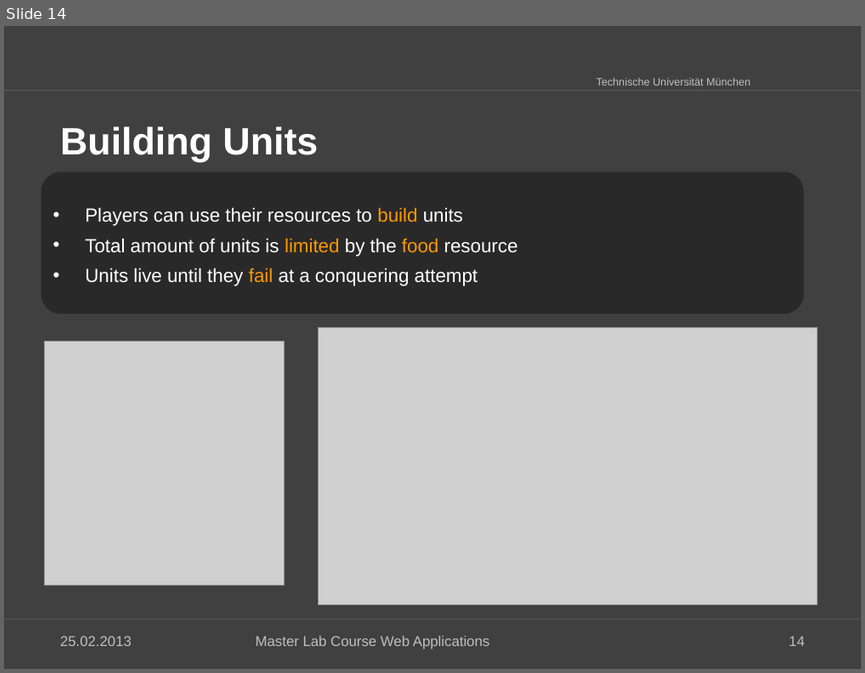
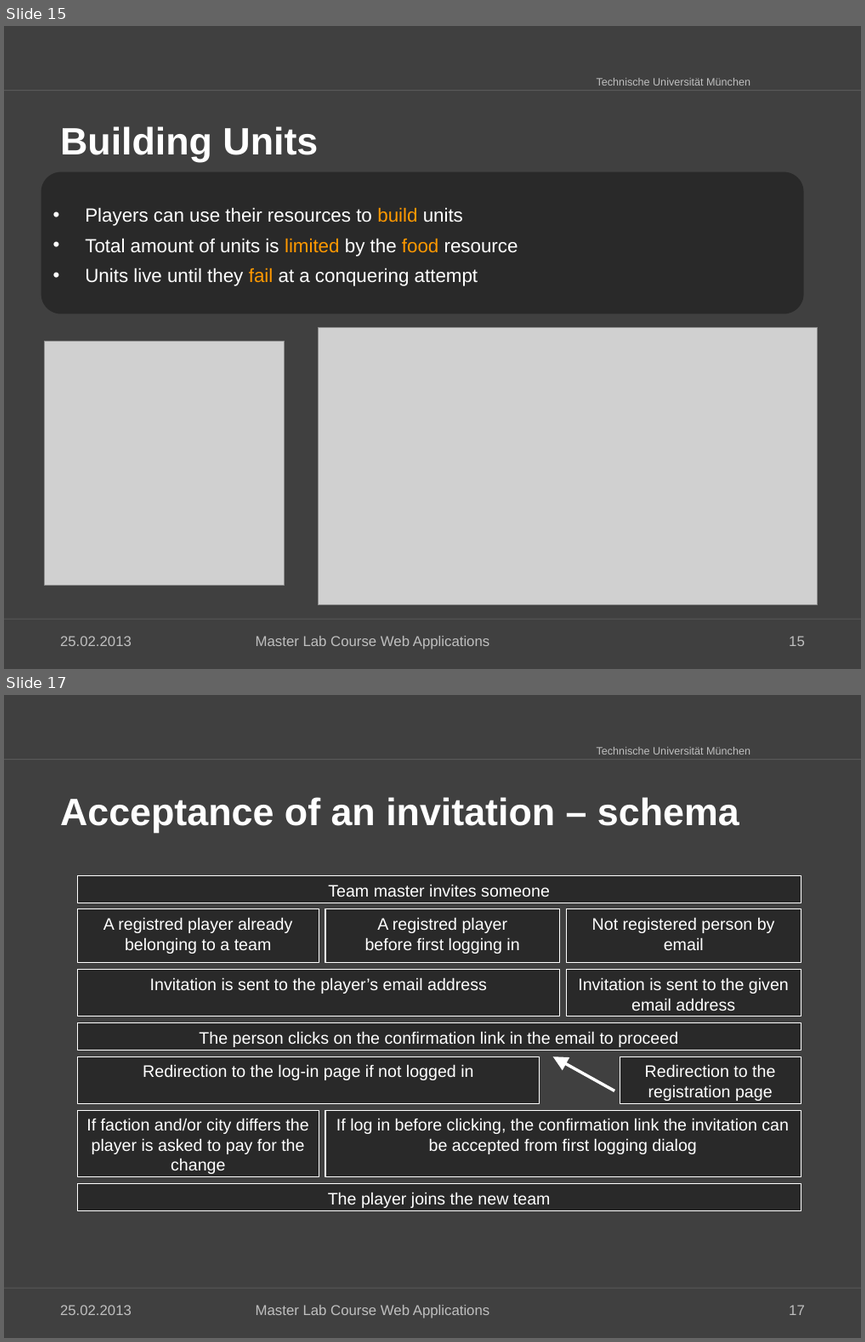
Before and after one commit to kneczaj/pi-puppids, a slide deck: docs/group4_Final_Presentation.pptx. Shown one above the other, each under a label of ours: slide 14 before the commit, slides 15 and 17 after it; the slides between them are not shown. The pictures are 865x673 and 865x1342 pixels, drawn with LibreOffice and Linux fonts; fonts in the diff are those of the drawing; grey boxes stand for pictures; background and template pictures are left out. Boxes give left, top, right and bottom in pixels: in the first picture for what was removed or moved away, otherwise in the second. Text is boxed around its words. In the diff, an @@ line names an element or a change of style, - is before the commit and + after.

```diff
--- a/docs/group4_Final_Presentation.pptx
+++ b/docs/group4_Final_Presentation.pptx
@@ slide 17 added at [4,695,861,1338], background #404040; not listed: 3 template elements that a slide beside it also shows @@
@@ title added at [60,797,739,833], 32 pt, text #FFFFFF, bold @@
+Acceptance of an invitation – schema
@@ rectangle added at [78,876,800,902], fill #292929, outline #FFFFFF 0.75 pt, 14 pt, text #FFFFFF @@
+Team master invites someone
@@ rectangle added at [78,909,318,964], fill #292929, outline #FFFFFF 0.75 pt, 14 pt, text #FFFFFF @@
+A registred player already belonging to a team
@@ rectangle added at [325,909,559,964], fill #292929, outline #FFFFFF 0.75 pt, 14 pt, text #FFFFFF @@
+A registred player
+before first logging in
@@ rectangle added at [566,909,800,964], fill #292929, outline #FFFFFF 0.75 pt, 14 pt, text #FFFFFF @@
+Not registered person by email
@@ rectangle added at [78,970,560,1016], fill #292929, outline #FFFFFF 0.75 pt, 14 pt, text #FFFFFF @@
+Invitation is sent to the player’s email address
@@ rectangle added at [566,970,800,1016], fill #292929, outline #FFFFFF 0.75 pt, 14 pt, text #FFFFFF @@
+Invitation is sent to the given email address
@@ rectangle added at [78,1023,800,1049], fill #292929, outline #FFFFFF 0.75 pt, 14 pt, text #FFFFFF @@
+The person clicks on the confirmation link in the email to proceed
@@ rectangle added at [78,1056,540,1104], fill #292929, outline #FFFFFF 0.75 pt, 14 pt, text #FFFFFF @@
+Redirection to the log-in page if not logged in
@@ arrow added from (613, 1090) to (553, 1056), #FFFFFF 2.5 pt @@
@@ rectangle added at [620,1056,800,1104], fill #292929, outline #FFFFFF 0.75 pt, 14 pt, text #FFFFFF @@
+Redirection to the registration page
@@ rectangle added at [78,1110,318,1176], fill #292929, outline #FFFFFF 0.75 pt, 14 pt, text #FFFFFF @@
+If faction and/or city differs the player is asked to pay for the change
@@ rectangle added at [325,1110,800,1176], fill #292929, outline #FFFFFF 0.75 pt, 14 pt, text #FFFFFF @@
+If log in before clicking, the confirmation link the invitation can be accepted from first logging dialog
@@ rectangle added at [78,1184,800,1210], fill #292929, outline #FFFFFF 0.75 pt, 14 pt, text #FFFFFF @@
+The player joins the new team
@@ text added at [60,1304,132,1315], 12 pt, text #BFBFBF @@
+25.02.2013
@@ text added at [256,1304,489,1318], 12 pt, text #BFBFBF @@
+Master Lab Course Web Applications
@@ page number added at [789,1304,805,1315], 12 pt, text #BFBFBF @@
+17
@@ what was slide 14 is now slide 15 @@
@@ page number at [789,635,805,646]: text changed @@
-14
+15
```
Also in this commit, not shown: 1 slide changed, 3 other slides added, 2 other files.
